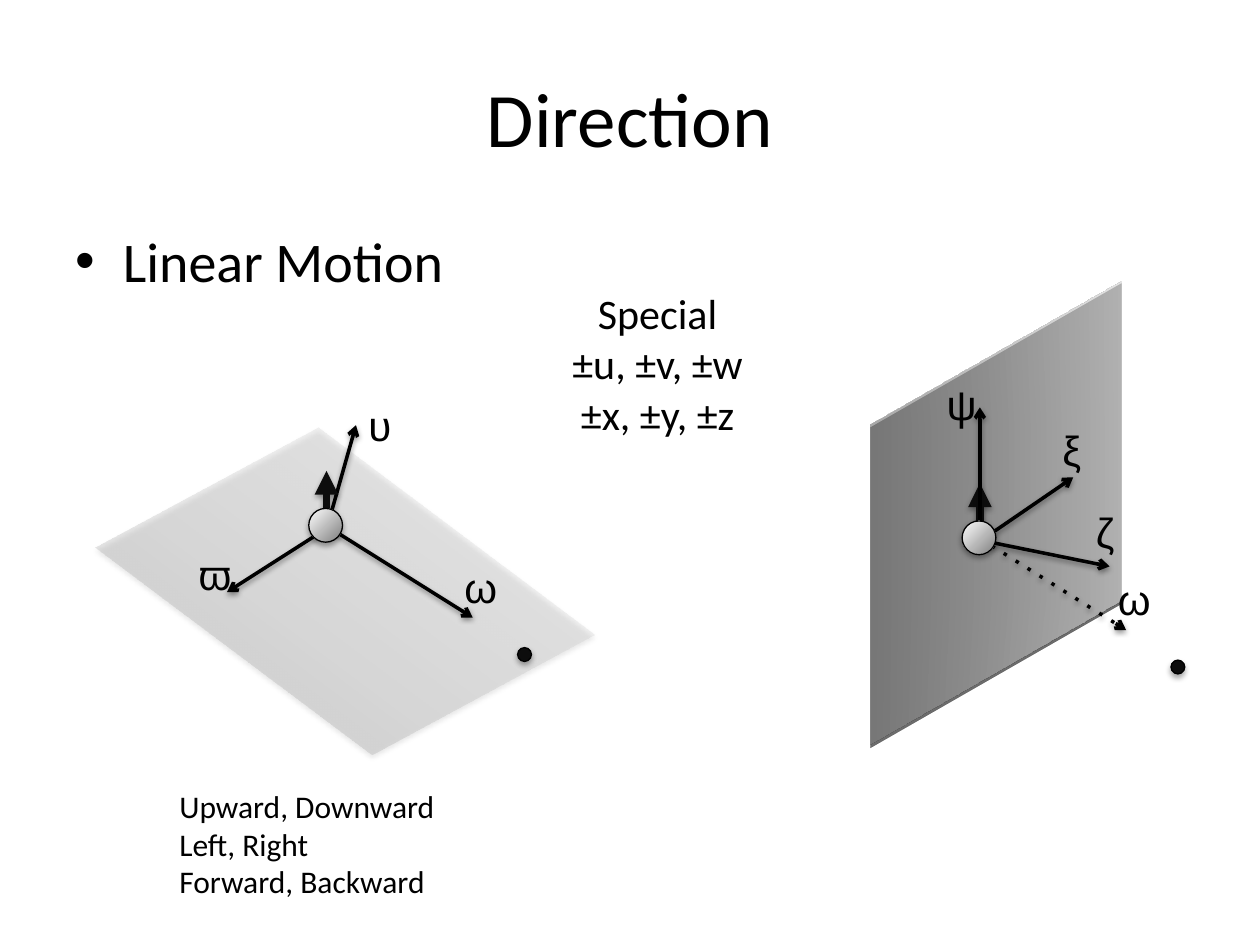
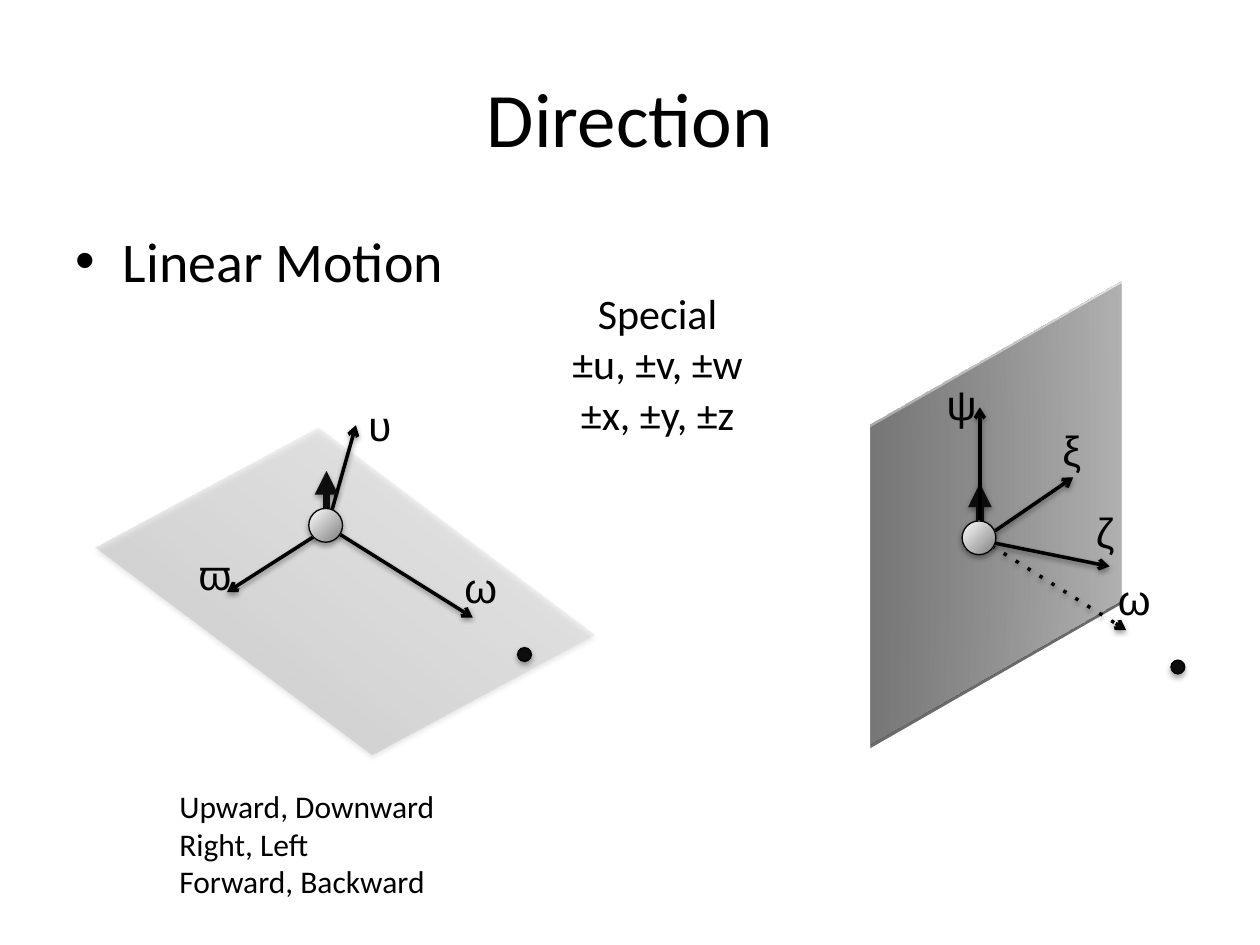
Before and after one commit to jxc761/3DMotionDB, a slide deck: slide 6 of docs/motion.pptx (slide 7 before the commit). Drawn at 1260x945 pixels with LibreOffice and Linux fonts; fonts in the diff are those of the drawing. Boxes give left, top, right and bottom in pixels: in the first picture for what was removed or moved away, otherwise in the second. Text is boxed around its words. In the diff, an @@ line names an element or a change of style, - is before the commit and + after.

```diff
--- a/docs/motion.pptx
+++ b/docs/motion.pptx
@@ text at (179, 834, 308, 862): text changed @@
-Left, Right
+Right, Left
```
Also in this commit, not shown: 4 other slides changed, 1 slide removed, 16 other files.
